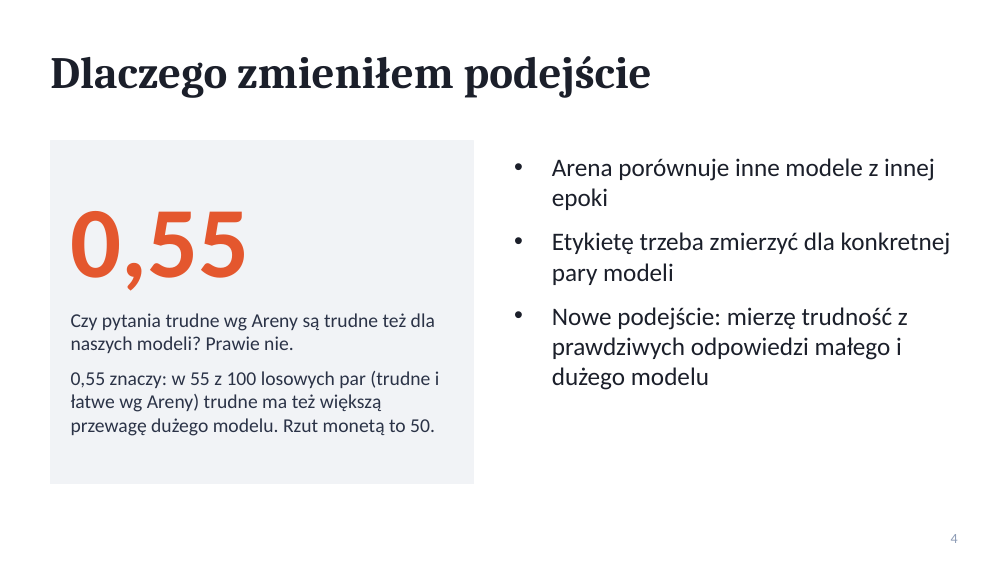
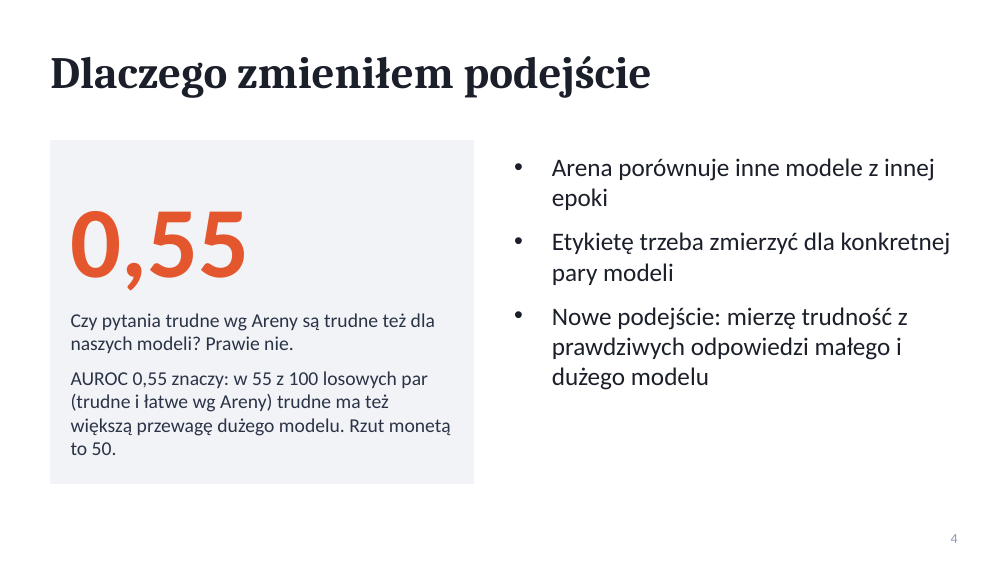
Before and after one commit to philip-melkowski/philip_melkowski_praca_inz, a slide deck: slide 4 of docs/prezentacja_postepy.pptx. Drawn at 1008x567 pixels with LibreOffice and Linux fonts; fonts in the diff are those of the drawing. Boxes give left, top, right and bottom in pixels: in the first picture for what was removed or moved away, otherwise in the second. Text is boxed around its words. In the diff, an @@ line names an element or a change of style, - is before the commit and + after.

```diff
--- a/docs/prezentacja_postepy.pptx
+++ b/docs/prezentacja_postepy.pptx
@@ text at [71,371,451,455]: text changed @@
-0,55 znaczy: w 55 z 100 losowych par (trudne i łatwe wg Areny) trudne ma też większą przewagę dużego modelu. Rzut monetą to 50.
+AUROC 0,55 znaczy: w 55 z 100 losowych par (trudne i łatwe wg Areny) trudne ma też większą przewagę dużego modelu. Rzut monetą to 50.
```
Also in this commit, not shown: 6 other slides changed, 2 other files.
